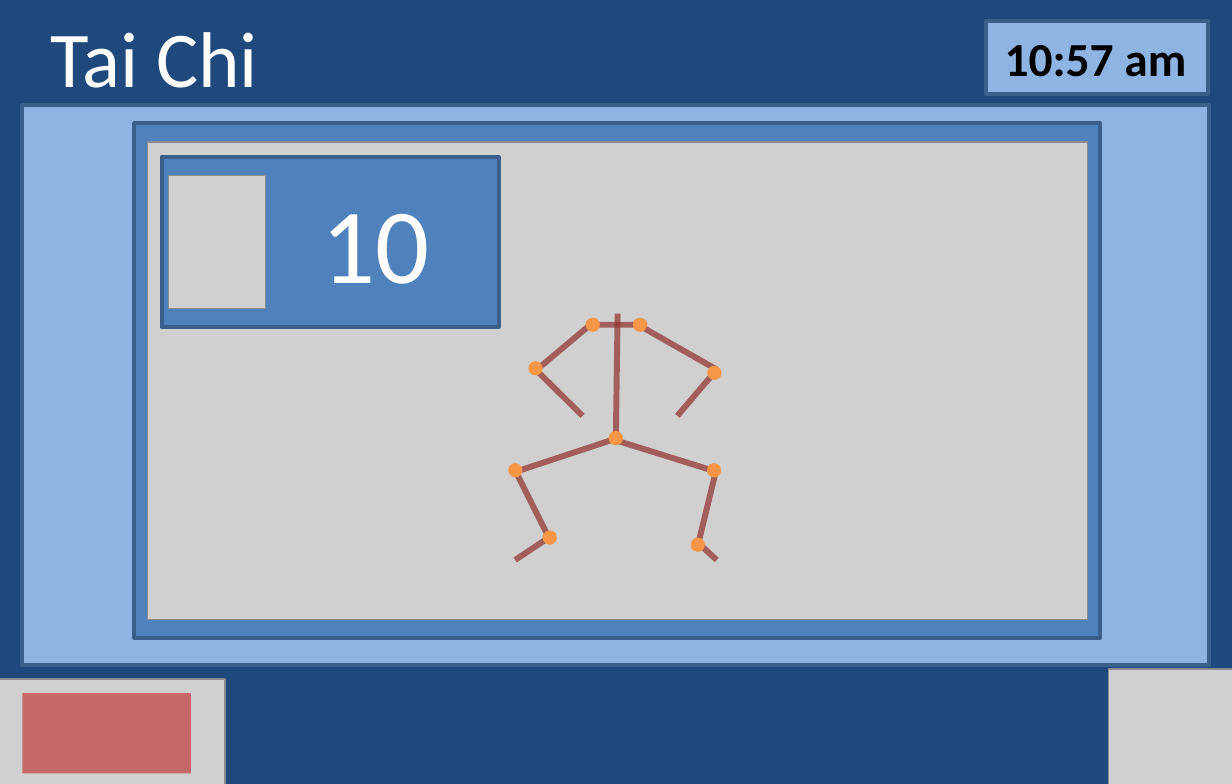
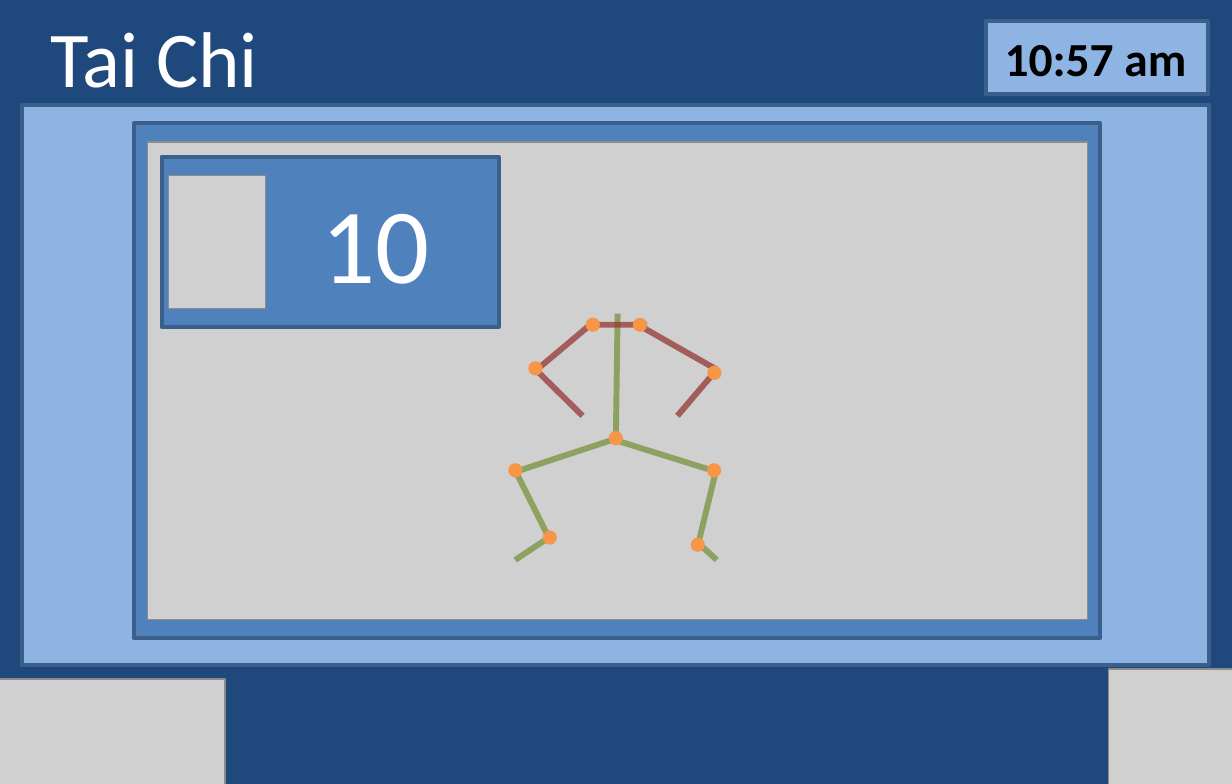
Before and after one commit to Gordo851/Design, a slide deck: slide 8 of story_board_buttonAction2.pptx (slide 5 before the commit). Drawn at 1232x784 pixels with LibreOffice and Linux fonts; fonts in the diff are those of the drawing; grey boxes stand for pictures. Boxes give left, top, right and bottom in pixels: in the first picture for what was removed or moved away, otherwise in the second. Text is boxed around its words. In the diff, an @@ line names an element or a change of style, - is before the commit and + after.

```diff
--- a/story_board_buttonAction2.pptx
+++ b/story_board_buttonAction2.pptx
@@ line (616, 438) - (617, 313): stroke #953735 3 pt to #77933C 3 pt @@
@@ line (515, 472) - (617, 438): stroke #953735 3 pt to #77933C 3 pt @@
@@ line (613, 440) - (717, 472): stroke #953735 3 pt to #77933C 3 pt @@
@@ line (549, 538) - (515, 471): stroke #953735 3 pt to #77933C 3 pt @@
@@ line (697, 549) - (717, 468): stroke #953735 3 pt to #77933C 3 pt @@
@@ line (515, 561) - (549, 538): stroke #953735 3 pt to #77933C 3 pt @@
@@ line (699, 543) - (717, 561): stroke #953735 3 pt to #77933C 3 pt @@
@@ action button blank removed at <box>23,693,191,772</box> @@
```
Also in this commit, not shown: 12 other slides changed, 11 slides added.
